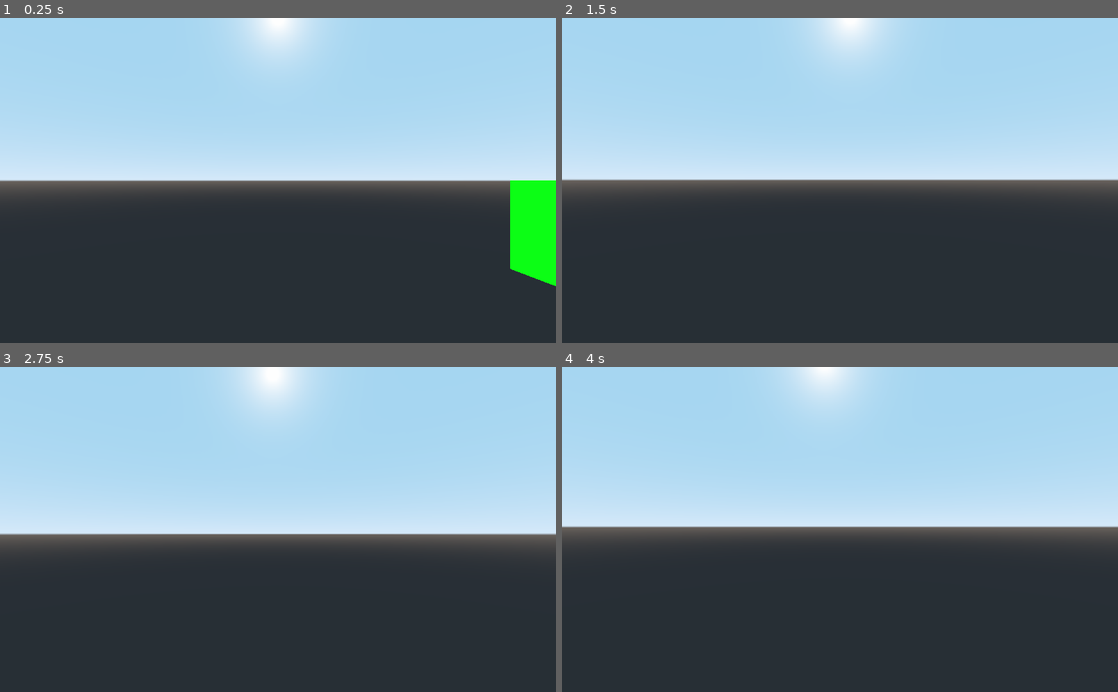
Above: before the commit, frames 1-4 (two rows, left to right).
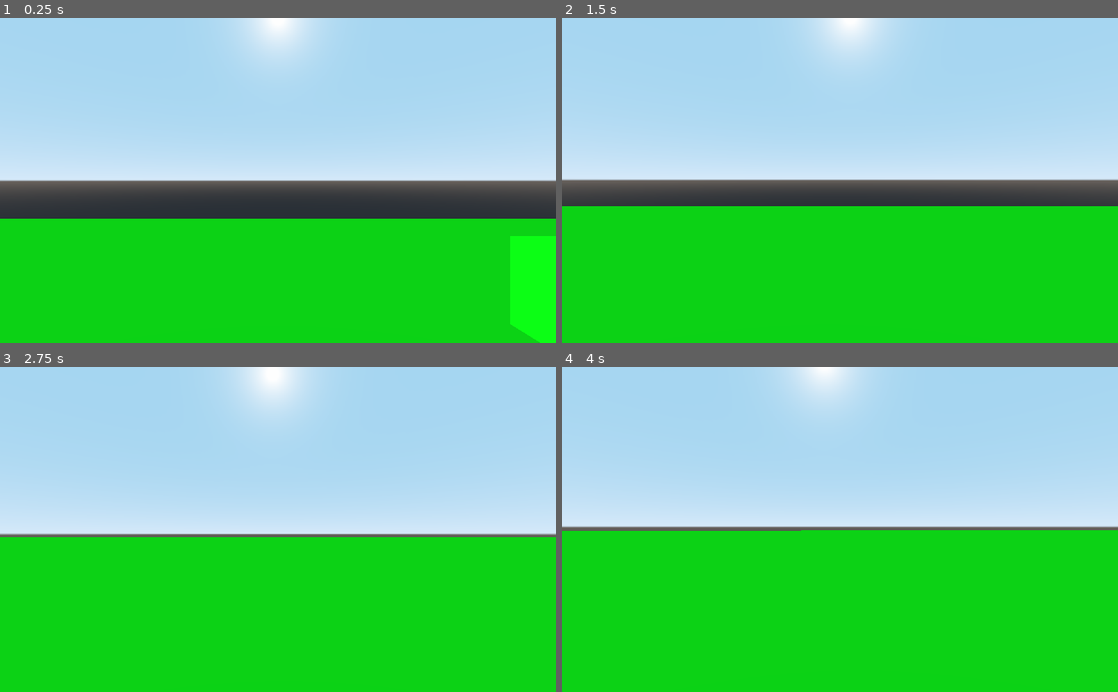
Above: after the commit, the same moments.

Repository: dktr0/NotWaitingForGodot
Game: Godot game, scene res://NotWaitingForGodot.tscn
The game is run twice, just before and just after one commit, with the same random seed, the same clock (stepped at 60 frames per second) and the same inputs.
Inputs (mouse positions are in pixels of both pictures, inside the frame that each line leads up to):
- Up to frame 1 (0.25 s): no input
- Up to frame 2 (1.5 s): tap Enter at 0.5 s; move the mouse to (867, 180) at 0.52 s; hold W (left_stick_up) from 0.53 s (still down); click (867, 180) at 0.67 s; tap Space at 1.25 s; move the mouse to (812, 180) at 1.27 s
- Up to frame 3 (2.75 s): keep holding W (left_stick_up); tap Enter at 2 s; move the mouse to (289, 523) at 2.02 s
- Up to frame 4 (4 s): keep holding W (left_stick_up); tap Space at 2.75 s; move the mouse to (834, 536) at 2.77 s; click (834, 536) at 2.92 s; tap Enter at 3.5 s; move the mouse to (878, 532) at 3.52 s

The runs differ from the first frame. In frame 1, 38% of the frame differs, in the area x 0-100%, y 49-100%; in frame 2, 42%; in frame 3, 48%; in frame 4, 50%, in the area x 0-100%, y 50-100%.

Commit message:
update 2, july 25 2023

Diff:
--- a/World.gd
+++ b/World.gd
@@ -6,7 +6,7 @@
 var k = 0; #y-position
 
 func _ready():
-	cubeMesh(0,-2,-10,50,50);
+	makeACube(0,0,0,0,1,0,300,1,300);
 	makeASphere(0,0,-10,0,0,1);
 	tree(0,0,0);
 	tree(10,0,0);
@@ -62,19 +62,10 @@
 func makeACube(x=0,y=0,z=0,r=1,g=0,b=0,xSize=2,ySize=2,zSize=2):
 	var sb = StaticBody.new();
 
-	# this doesn't seem to work:
-	# var cs = CollisionShape.new();
-	# cs.set_shape(BoxShape.new());
-	# sb.add_child(cs);
-
 	var boxShape = BoxShape.new();
-	printStr("boxShape:",boxShape);
+	boxShape.extents = Vector3(xSize,ySize,zSize);
 	var owner = sb.create_shape_owner(sb);
-	printStr("owner:",owner);
 	sb.shape_owner_add_shape(owner, boxShape);
-
-	#printStr("collision_layer_bit:",sb.get_collision_layer_bit(0));
-	#printStr("collision_mask_bit:",sb.get_collision_mask_bit(0));
 
 	var m = MeshInstance.new();
 	var cm = CubeMesh.new();
